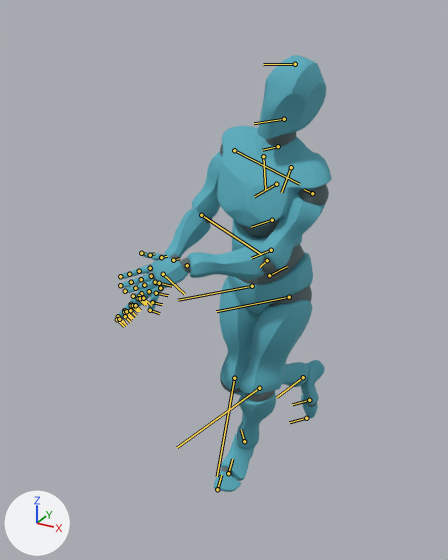
Renders of the FBX model DanceGame client/Assets/Avatar/Dance/Supershy.fbx from each side of a commit.
Rendered twice from a 50 mm lens placed at (0.905, -2.333, 1.866), pointed at (-0.154, -0.406, 0.902). Lighting does not change. The marker at lower left points along +X, +Y and +Z. Both versions are drawn at frame 1745 of the action 'Scene'; the numbers are the values there. The bones that bend it are drawn over the model as lines.

The first picture shows 'Alpha_Joints.001', 'Alpha_Surface.001'.
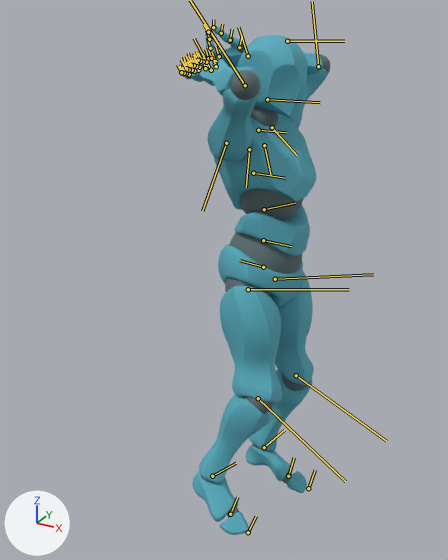
What differs and where, as boxes [x1, y1, x2, y2] in the pictures (448 x 560 px):
'Alpha_Surface.001', posed (31% narrower, 16% taller): before [117, 55, 332, 492]; after [179, 26, 328, 535]
'Alpha_Joints.001', posed (30% narrower, 42% taller): before [122, 132, 329, 475]; after [185, 30, 330, 518]
bone 'mixamorig:Hips', root to tip: before (269, 275) to (287, 266); after (263, 267) to (240, 260)
bone 'mixamorig:Spine', root to tip: before (271, 250) to (251, 258); after (263, 240) to (291, 246)
bone 'mixamorig:Spine1', root to tip: before (272, 220) to (251, 227); after (264, 209) to (295, 203)
bone 'mixamorig:Spine2', root to tip: before (276, 184) to (254, 196); after (253, 173) to (285, 178)
bone 'mixamorig:Neck', root to tip: before (278, 146) to (262, 150); after (258, 130) to (286, 132)
bone 'mixamorig:LeftShoulder', root to tip: before (291, 167) to (281, 192); after (264, 145) to (271, 176)
bone 'mixamorig:LeftArm', root to tip: before (312, 193) to (304, 189); after (272, 127) to (297, 155)
bone 'mixamorig:LeftForeArm', root to tip: before (267, 260) to (260, 267); after (318, 66) to (312, 1)
bone 'mixamorig:LeftHand', root to tip: before (187, 265) to (184, 265); after (248, 56) to (238, 27)
bone 'mixamorig:RightShoulder', root to tip: before (263, 156) to (265, 189); after (249, 149) to (246, 187)
bone 'mixamorig:RightArm', root to tip: before (234, 150) to (299, 184); after (226, 143) to (202, 211)
bone 'mixamorig:RightForeArm', root to tip: before (201, 215) to (261, 254); after (245, 85) to (190, 0)
bone 'mixamorig:RightHand', root to tip: before (163, 274) to (184, 294); after (211, 70) to (194, 38)
bone 'mixamorig:LeftUpLeg', root to tip: before (289, 297) to (216, 311); after (275, 279) to (373, 274)
bone 'mixamorig:LeftLeg', root to tip: before (259, 388) to (177, 447); after (296, 375) to (386, 441)
bone 'mixamorig:LeftFoot', root to tip: before (244, 441) to (241, 429); after (264, 447) to (284, 430)
bone 'mixamorig:RightUpLeg', root to tip: before (252, 286) to (178, 300); after (248, 289) to (349, 289)
bone 'mixamorig:RightLeg', root to tip: before (234, 378) to (217, 476); after (258, 398) to (345, 481)
bone 'mixamorig:RightFoot', root to tip: before (303, 377) to (276, 397); after (212, 476) to (236, 463)

The edits, one by one:
Bone 'mixamorig:Hips' (bone_mixamorig_hips) moves from (6.7, -34.3, 0.9) to (1.4, -39.8, 0.9).
Bone 'mixamorig:Hips' (bone_mixamorig_hips) turns from (14, -3, 1) to (-82, 1, -6) degrees about its own x, y and z.
Bone 'mixamorig:Spine' (bone_mixamorig_spine) turns from (2, -3, 4) to (2, 5, 5) degrees about its own x, y and z.
Bone 'mixamorig:Spine1' (bone_mixamorig_spine1) turns from (2, -3, -2) to (-2, 1, -19) degrees about its own x, y and z.
Bone 'mixamorig:Spine2' (bone_mixamorig_spine2) turns from (-4, -6, 7) to (8, -4, 14) degrees about its own x, y and z.
Bone 'mixamorig:Neck' (bone_mixamorig_neck) turns from (7, -8, -16) to (-6, -1, -2) degrees about its own x, y and z.
Bone 'mixamorig:LeftShoulder' (bone_mixamorig_leftshoulder) turns from (12, 24, 21) to (-10, -1, -23) degrees about its own x, y and z.
Bone 'mixamorig:LeftArm' (bone_mixamorig_leftarm) turns from (29, 38, 62) to (1, 28, -35) degrees about its own x, y and z.
Bone 'mixamorig:LeftForeArm' (bone_mixamorig_leftforearm) turns from (9, 53, -6) to (55, -29, -126) degrees about its own x, y and z.
Bone 'mixamorig:LeftHand' (bone_mixamorig_lefthand) turns from (-5, -14, -5) to (-4, -2, -18) degrees about its own x, y and z.
Bone 'mixamorig:RightShoulder' (bone_mixamorig_rightshoulder) turns from (-2, -15, 7) to (9, 0, -16) degrees about its own x, y and z.
Bone 'mixamorig:RightArm' (bone_mixamorig_rightarm) turns from (-20, -24, 66) to (3, -30, -33) degrees about its own x, y and z.
Bone 'mixamorig:RightForeArm' (bone_mixamorig_rightforearm) turns from (9, -33, -11) to (-56, 27, -135) degrees about its own x, y and z.
Bone 'mixamorig:RightHand' (bone_mixamorig_righthand) turns from (10, 6, -12) to (7, 0, -6) degrees about its own x, y and z.
Bone 'mixamorig:LeftUpLeg' (bone_mixamorig_leftupleg) turns from (-1, -12, 15) to (0, 6, 18) degrees about its own x, y and z.
Bone 'mixamorig:LeftLeg' (bone_mixamorig_leftleg) turns from (2, -11, -21) to (2, -2, -32) degrees about its own x, y and z.
Bone 'mixamorig:LeftFoot' (bone_mixamorig_leftfoot) turns from (-3, 20, 6) to (-5, 3, 6) degrees about its own x, y and z.
Bone 'mixamorig:RightUpLeg' (bone_mixamorig_rightupleg) turns from (-1, -5, 14) to (1, -4, 16) degrees about its own x, y and z.
Bone 'mixamorig:RightLeg' (bone_mixamorig_rightleg) turns from (-8, 10, -79) to (2, -3, -34) degrees about its own x, y and z.
Bone 'mixamorig:RightFoot' (bone_mixamorig_rightfoot) turns from (12, -5, -17) to (8, 1, 2) degrees about its own x, y and z.
